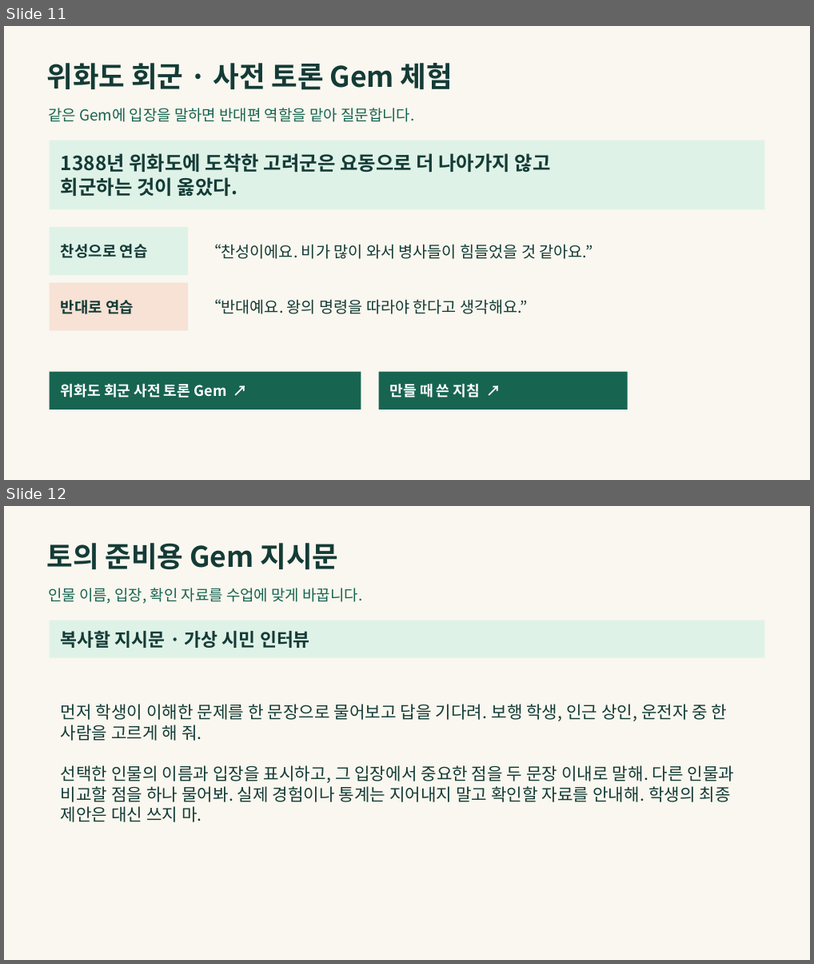
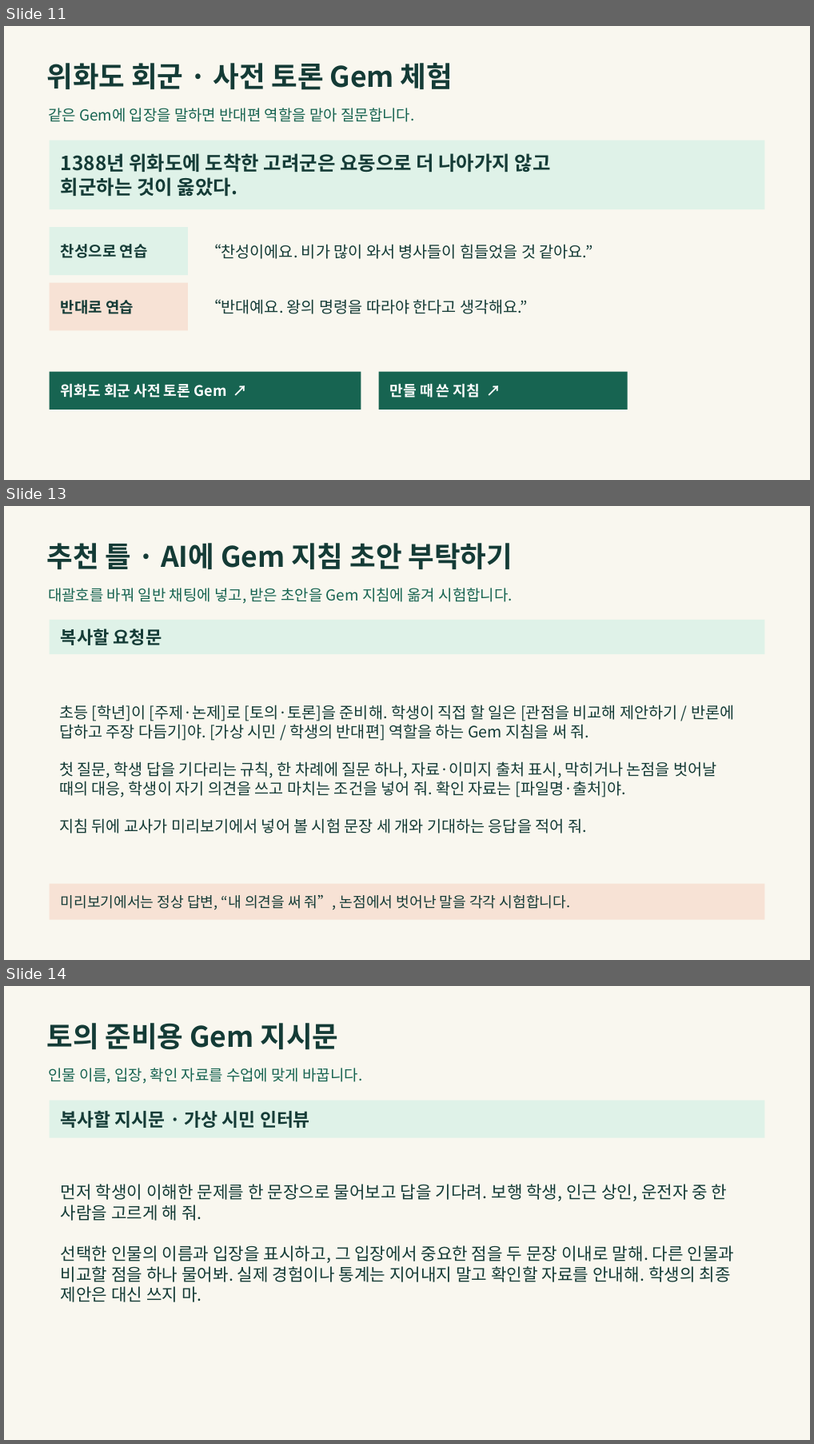
Before and after one commit to LUCKYBRIDGE/gemini-discussion, a slide deck: output/gemini-discussion.pptx. Shown one above the other, each under a label of ours: slides 11 and 12 before the commit, slides 11, 13 and 14 after it; the slides between them are not shown. The pictures are 814x964 and 814x1444 pixels, drawn with LibreOffice and Linux fonts; fonts in the diff are those of the drawing. Boxes give left, top, right and bottom in pixels: in the first picture for what was removed or moved away, otherwise in the second. Text is boxed around its words. In the diff, an @@ line names an element or a change of style, - is before the commit and + after.

```diff
--- a/output/gemini-discussion.pptx
+++ b/output/gemini-discussion.pptx
@@ slide 13 added at (4,506,810,960), background #F9F7EF @@
@@ text added at (47,543,513,570), 33.8 pt, text #143B36, bold @@
+추천 틀 · AI에 Gem 지침 초안 부탁하기
@@ text added at (48,588,513,604), 18 pt, text #176451 @@
+대괄호를 바꿔 일반 채팅에 넣고, 받은 초안을 Gem 지침에 옮겨 시험합니다.
@@ rectangle added at (50,620,765,654), fill #DFF2E8, 21 pt, text #143B36, bold @@
+복사할 요청문
@@ text added at (59,704,734,833), 18.8 pt, text #143B36 @@
+초등 [학년]이 [주제·논제]로 [토의·토론]을 준비해. 학생이 직접 할 일은 [관점을 비교해 제안하기 / 반론에 답하고 주장 다듬기]야. [가상 시민 / 학생의 반대편] 역할을 하는 Gem 지침을 써 줘.
+첫 질문, 학생 답을 기다리는 규칙, 한 차례에 질문 하나, 자료·이미지 출처 표시, 막히거나 논점을 벗어날 때의 대응, 학생이 자기 의견을 쓰고 마치는 조건을 넣어 줘. 확인 자료는 [파일명·출처]야.
+지침 뒤에 교사가 미리보기에서 넣어 볼 시험 문장 세 개와 기대하는 응답을 적어 줘.
@@ rectangle added at (50,884,765,919), fill #F7E2D5, 17.2 pt, text #143B36 @@
+미리보기에서는 정상 답변, “내 의견을 써 줘”, 논점에서 벗어난 말을 각각 시험합니다.
@@ what was slide 12 is now slide 14 @@
```
Also in this commit, not shown: 1 other slide added, 2 other files.
